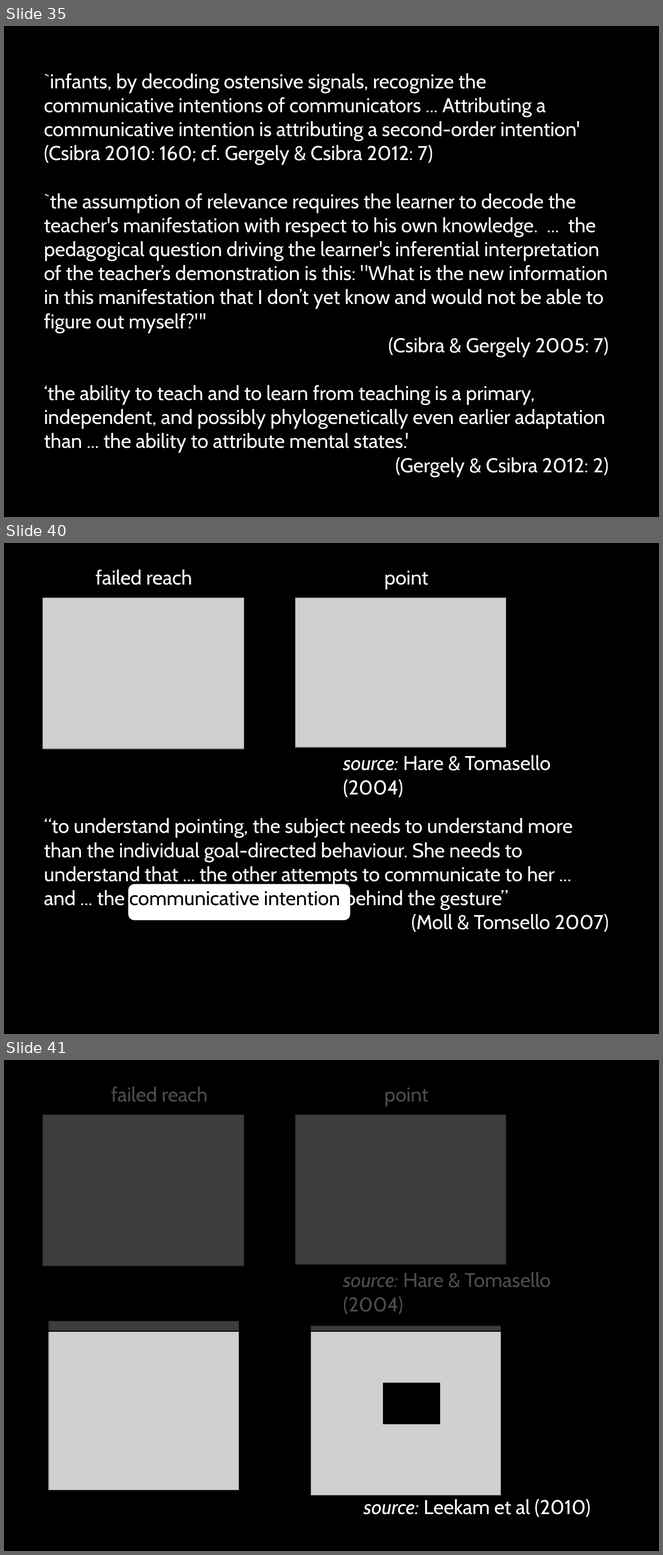
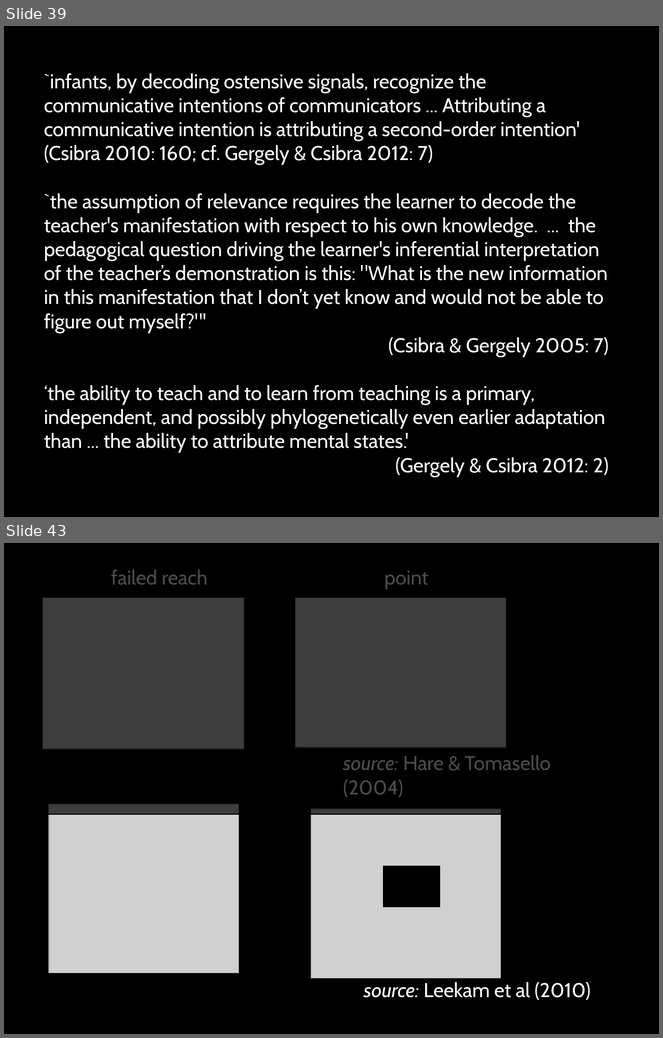
Before and after one commit to butterfill/lecture_mindreading_joint_action_philosophical_tools, a slide deck: lecture09 interacting mindreaders/lecture09 interacting mindreaders.pptx. Shown one above the other, each under a label of ours: slides 35, 40 and 41 before the commit, slides 39 and 43 after it; the slides between them are not shown. The pictures are 663x1555 and 663x1038 pixels, drawn with LibreOffice and Linux fonts; fonts in the diff are those of the drawing; grey boxes stand for pictures. Boxes give left, top, right and bottom in pixels: in the first picture for what was removed or moved away, otherwise in the second. Text is boxed around its words. In the diff, an @@ line names an element or a change of style, - is before the commit and + after.

```diff
--- a/lecture09 interacting mindreaders/lecture09 interacting mindreaders.pptx
+++ b/lecture09 interacting mindreaders/lecture09 interacting mindreaders.pptx
@@ slide 40 removed at box(4, 543, 659, 1034), background #000000 @@
@@ text removed at box(96, 570, 192, 585) @@
-failed reach
@@ text removed at box(385, 571, 429, 589) @@
-point
@@ picture removed at box(42, 598, 244, 749) @@
@@ picture removed at box(296, 598, 506, 747) @@
@@ text removed at box(343, 755, 551, 798) @@
-source: Hare & Tomasello (2004)
@@ text removed at box(44, 818, 609, 932) @@
-“to understand pointing, the subject needs to understand more than the individual goal-directed behaviour. She needs to understand that ... the other attempts to communicate to her ... and ... the communicative intention behind the gesture”
-(Moll & Tomsello 2007)
@@ rectangle removed at box(384, 866, 440, 908) @@
@@ rounded rectangle removed at box(128, 884, 351, 921) @@
@@ what was slide 35 is now slide 39 @@
@@ what was slide 41 is now slide 43 @@
```
Also in this commit, not shown: 3 slides changed, 4 slides added, 5 other slides removed, 5 other files.
